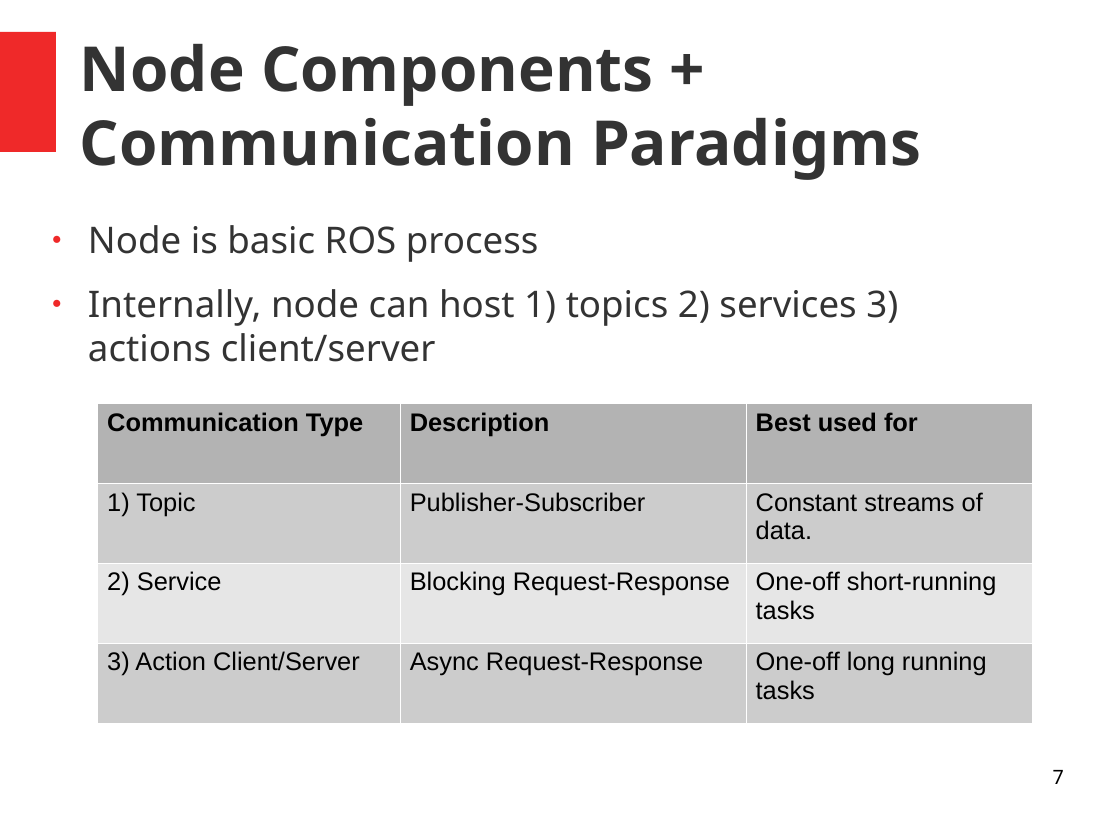
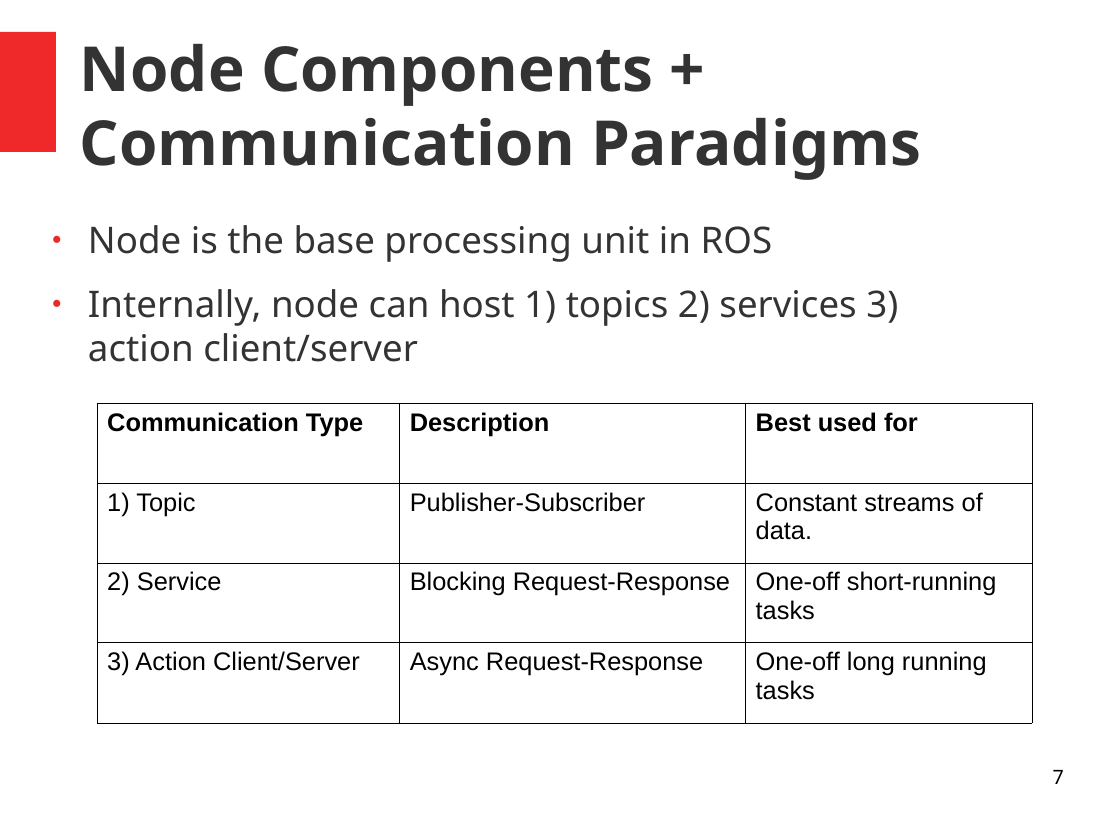
Before and after one commit to comp417-fall2019-tutorials/ros_tutorial, a slide deck: slide 7 of slides/Ros_Tutorial.odp. Drawn at 1120x840 pixels with LibreOffice and Linux fonts; fonts in the diff are those of the drawing; background and template pictures are left out. Boxes give left, top, right and bottom in pixels: in the first picture for what was removed or moved away, otherwise in the second. Text is boxed around its words. In the diff, an @@ line names an element or a change of style, - is before the commit and + after.

Commit message:
Updated slides

```diff
--- a/slides/Ros_Tutorial.odp
+++ b/slides/Ros_Tutorial.odp
@@ text at <box>88,225,898,362</box>: text changed @@
-● Node is basic ROS process
-● Internally, node can host 1) topics 2) services 3) actions client/server
+● Node is the base processing unit in ROS
+● Internally, node can host 1) topics 2) services 3) action client/server
@@ table at <box>98,403,1033,724</box> @@
@@ fill #B3B3B3 to none in row 1 @@
@@ fill #CCCCCC to none in 6 cells @@
@@ fill #E6E6E6 to none in row 3 @@
@@ borders changed @@
```
Also in this commit, not shown: 11 other slides changed, 1 other file.
